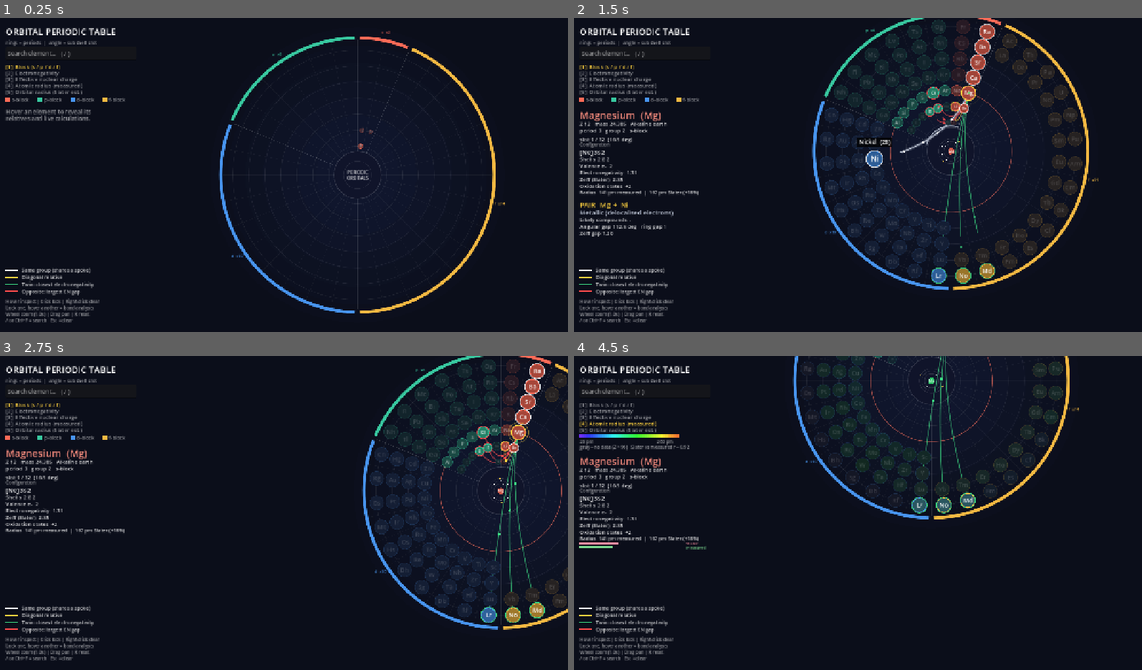
Above: before the commit, frames 1-4 (two rows, left to right).
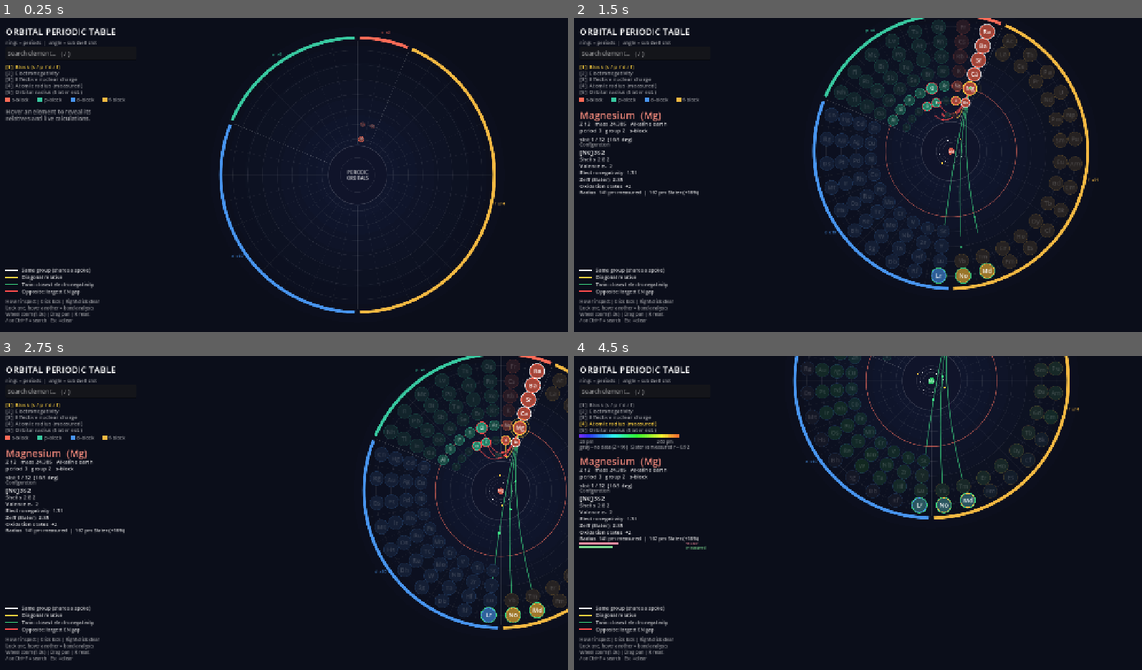
Above: after the commit, the same moments.

Repository: cadenhoellrich/Periodic-Table
Game: Godot game, scene res://orbital_table.tscn
The game is run twice, just before and just after one commit, with the same random seed, the same clock (stepped at 60 frames per second) and the same inputs.
Inputs (mouse positions are in pixels of both pictures, inside the frame that each line leads up to):
- Up to frame 1 (0.25 s): no input
- Up to frame 2 (1.5 s): click (647, 52) at 0.52 s; type "12" at 0.6 s; tap Enter at 1.25 s; drag from (858, 175) to (914, 105) at 1.27 s
- Up to frame 3 (2.75 s): drag from (164, 528) to (255, 575) at 2.02 s
- Up to frame 4 (4.5 s): move the mouse to (914, 443) at 2.77 s; hold Up 2.78-3.5 s; tap 2 at 2.85 s; drag from (829, 575) to (681, 465) at 3.52 s; tap Space at 4.25 s; move the mouse to (1028, 560) at 4.27 s; hold Down from 4.28 s (still down); tap 4 at 4.35 s

The runs differ from the first frame. In frame 1, 0.2% of the frame differs, in the area x 40-69%, y 6-77%; in frame 2, 4.1%, in the area x 0-87%, y 5-80%; in frame 3, 3.1%; in frame 4, 1.5%.

Commit message:
Update orbital_table.gd

Diff:
--- a/periodic-table-project/orbital_table.gd
+++ b/periodic-table-project/orbital_table.gd
@@ -1,8 +1,9 @@
 extends Control
 
 const SLOTS := 32
-const R_BASE := 90.0
-const R_STEP := 50.0
+const R_BASE := 112.0
+const R_STEP := 46.33   # R_BASE + 6 * R_STEP = 390, so the outer ring is unchanged
+const HUB_R := 92.0
 const PANEL_W := 340.0
 const A0_PM := 52.9
 const MAX_RESULTS := 6
@@ -578,7 +579,7 @@
 
 func _node_r(e: Dictionary) -> float:
 	var spacing := TAU * _ring_r(e.period) / SLOTS
-	return clampf(spacing * 0.46, 8.0, 22.0) * sc
+	return clampf(spacing * 0.40, 8.0, 22.0) * sc
 
 
 func _pick(pos: Vector2) -> int:
@@ -788,7 +789,7 @@
 
 
 func _draw_hub(_idx: int) -> void:
-	var hr := 74.0 * sc
+	var hr := HUB_R * sc
 	draw_circle(center, hr, Color("10142a"))
 	draw_arc(center, hr, 0.0, TAU, 96, Color(1, 1, 1, 0.15), 1.5, true)
 	# idle title fades out as the atom fades in
@@ -814,7 +815,7 @@
 		var cnt: int = shells[n]
 		if cnt == 0:
 			continue
-		var rr := (14.0 + 8.2 * n) * sc * sm
+		var rr := (16.0 + 10.2 * n) * sc * sm
 		draw_arc(center, rr, 0.0, TAU, 64, Color(1, 1, 1, 0.12 * am), 1.0, true)
 		var spd := 1.6 / pow(float(n), 0.9) * (1.0 if n % 2 == 0 else -1.0)
 		for k in cnt:
@@ -886,7 +887,7 @@
 	var ang_a := _slot_angle(a.slot + 0.5)
 	var ang_b := _slot_angle(b.slot + 0.5)
 	var dlt := wrapf(ang_b - ang_a, -PI, PI)
-	draw_arc(center, 79.0 * sc, ang_a, ang_a + dlt * prog, 40, Color(col, 0.9), 3.0 * sc, true)
+	draw_arc(center, (HUB_R + 5.0) * sc, ang_a, ang_a + dlt * prog, 40, Color(col, 0.9), 3.0 * sc, true)
 
 
 func _draw_nodes(active: int) -> void:
